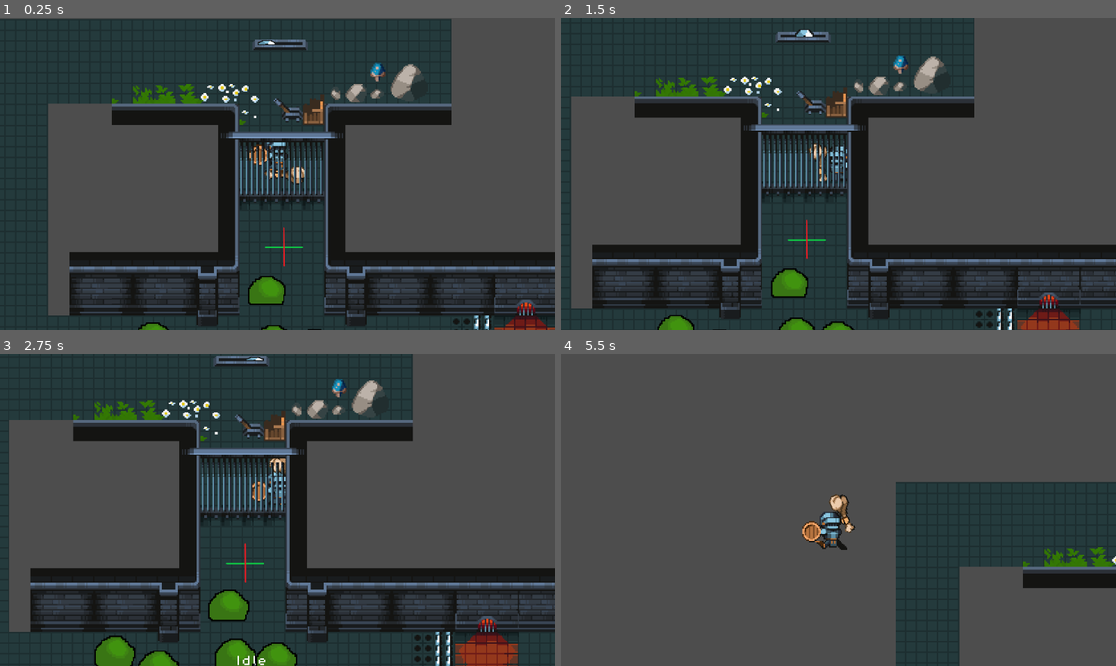
Above: before the commit, frames 1-4 (two rows, left to right).
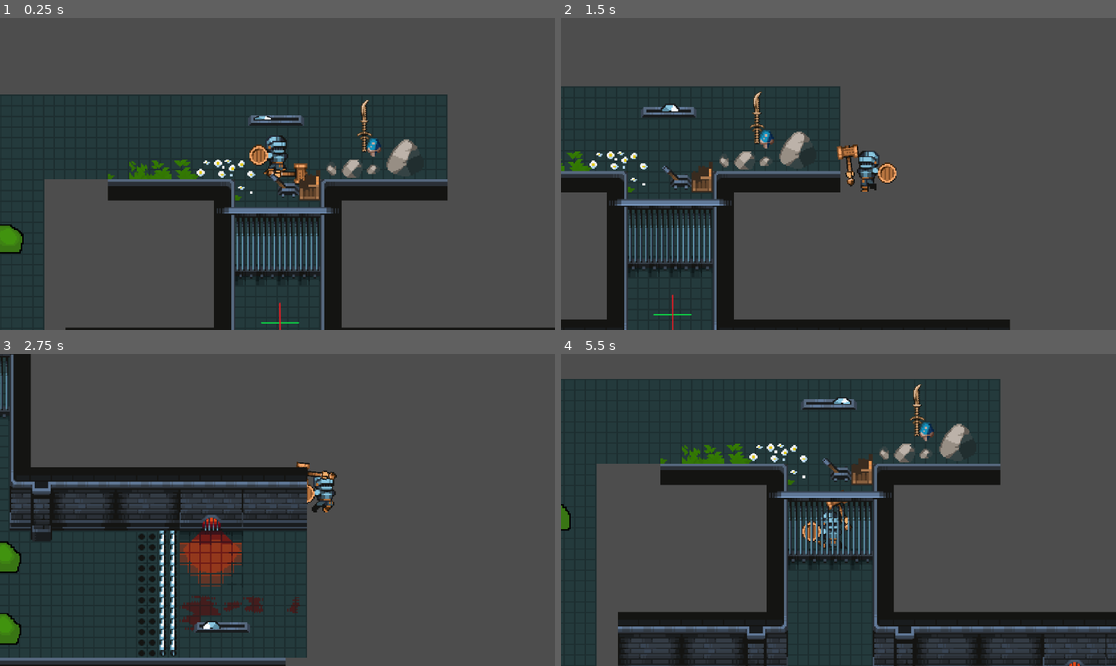
Above: after the commit, the same moments.

Repository: MG9442/GauntletGodot
Game: Godot game, scene res://Scenes/game.tscn
Same seed, same stepped clock (60 frames per second), same inputs: the game is played once before the commit and once after it.
Inputs (mouse positions are in pixels of both pictures, inside the frame that each line leads up to):
- Up to frame 1 (0.25 s): no input
- Up to frame 2 (1.5 s): move the mouse to (960, 158) at 0.52 s; hold D (PlayerMoveRight) 0.53-1.28 s; tap Mouse wheel up (CameraZoomIn) at 0.6 s; move the mouse to (727, 189) at 1.27 s; hold S (PlayerMoveDown) from 1.28 s (still down); tap Mouse wheel down (CameraZoomOut) at 1.35 s
- Up to frame 3 (2.75 s): move the mouse to (333, 441) at 2.02 s; release S (PlayerMoveDown) at 2.03 s; hold D (PlayerMoveRight) from 2.03 s (still down); click (333, 441) at 2.1 s
- Up to frame 4 (5.5 s): move the mouse to (810, 572) at 2.77 s; release D (PlayerMoveRight) at 2.78 s; hold W (PlayerMoveUp) 2.78-3.53 s; right-click (810, 572) at 2.85 s; move the mouse to (1005, 556) at 3.52 s; hold A (PlayerMoveLeft) 3.53-5.03 s; tap Mouse wheel up (CameraZoomIn) at 3.6 s; move the mouse to (672, 463) at 4.27 s; tap Mouse wheel down (CameraZoomOut) at 4.35 s; move the mouse to (866, 510) at 5.02 s; hold S (PlayerMoveDown) from 5.03 s (still down); click (866, 510) at 5.1 s

The runs differ from the first frame. In frame 1, 58% of the frame differs, in the area x 0-100%, y 0-100%; in frame 2, 62%; in frame 3, 58%; in frame 4, 65%, in the area x 0-100%, y 8-100%.

Commit message:
Added hitbox & hurtbox functionality
Added draw.io file for code flowchart ideas

Diff:
--- a/Scenes/Hurtbox.gd
+++ b/Scenes/Hurtbox.gd
@@ -14,7 +14,10 @@
 @export var bumpVector : RayCast2D
 @export var bump_magnitude : int = 100
 
+var Weapon_damage_func : String = "deal_damage"
 var BodiesColliding : Array
+
+signal TakeDamage # emit when taking damage
 
 func _physics_process(delta):
 	if BodiesColliding.size() > 0:
@@ -59,3 +62,13 @@
 func _on_body_exited(body):
 	#print("remove_colliding_body(): body exited space = " + str(body))
 	BodiesColliding.erase(body)
+
+
+func _on_area_entered(area):
+	#print("SlimeHurtbox(): Enemy hit!")
+	if area.owner.has_method(Weapon_damage_func):
+		var damage = area.owner.deal_damage()
+		TakeDamage.emit(damage)
+		#print("SlimeHurtbox(): damage result = " + str(damage))
+	else:
+		print("SlimeHurtbox(): Error, area owner does not have func " + Weapon_damage_func)
--- a/Scenes/KnightPlayer2DWHands.tscn
+++ b/Scenes/KnightPlayer2DWHands.tscn
@@ -1,11 +1,11 @@
-[gd_scene load_steps=22 format=3 uid="uid://b0e4vrq84uyv8"]
+[gd_scene load_steps=23 format=3 uid="uid://b0e4vrq84uyv8"]
 
 [ext_resource type="Script" path="res://Scripts/KnightPlayer2D.gd" id="1_idx4v"]
 [ext_resource type="Texture2D" uid="uid://b4mq34qcplh2d" path="res://Assets/Heroes/Knight/Idle/Idle-Sheet.png" id="2_wwlgr"]
 [ext_resource type="Texture2D" uid="uid://i8pxonjvj2vi" path="res://Assets/Heroes/Knight/Run/Run-Sheet.png" id="3_jw50e"]
 [ext_resource type="Texture2D" uid="uid://coinfb58t6jog" path="res://Assets/Weapons/Hands/Hands.png" id="4_0giev"]
-[ext_resource type="Texture2D" uid="uid://be3p2egk3n5gr" path="res://Assets/Weapons/Bone/Bone.png" id="5_i1nix"]
 [ext_resource type="Texture2D" uid="uid://cnlwpyphsxt60" path="res://Assets/Weapons/Wood/Wood.png" id="6_t3cw8"]
+[ext_resource type="PackedScene" uid="uid://diu1eqlygtpy7" path="res://Scenes/wood_hammer.tscn" id="7_nyukh"]
 
 [sub_resource type="AtlasTexture" id="AtlasTexture_bm1sv"]
 atlas = ExtResource("2_wwlgr")
@@ -121,6 +121,18 @@
 "update": 1,
 "values": [true, false]
 }
+tracks/2/type = "value"
+tracks/2/imported = false
+tracks/2/enabled = true
+tracks/2/path = NodePath("RWeaponPivot/RHand/Wood_Hammer/Hammer_Hitbox/CollisionShape2D:disabled")
+tracks/2/interp = 1
+tracks/2/loop_wrap = true
+tracks/2/keys = {
+"times": PackedFloat32Array(0.1, 0.4),
+"transitions": PackedFloat32Array(1, 1),
+"update": 1,
+"values": [false, true]
+}
 
 [sub_resource type="Animation" id="Animation_uxady"]
 resource_name = "Club_AnimR"
@@ -149,16 +161,69 @@
 "update": 1,
 "values": [true, false]
 }
+tracks/2/type = "value"
+tracks/2/imported = false
+tracks/2/enabled = true
+tracks/2/path = NodePath("RWeaponPivot/RHand/Wood_Hammer/Hammer_Hitbox/CollisionShape2D:disabled")
+tracks/2/interp = 1
+tracks/2/loop_wrap = true
+tracks/2/keys = {
+"times": PackedFloat32Array(0.1, 0.4),
+"transitions": PackedFloat32Array(1, 1),
+"update": 1,
+"values": [false, true]
+}
+
+[sub_resource type="Animation" id="Animation_fpy7f"]
+length = 0.001
+tracks/0/type = "value"
+tracks/0/imported = false
+tracks/0/enabled = true
+tracks/0/path = NodePath("RWeaponPivot/RHand:rotation")
+tracks/0/interp = 1
+tracks/0/loop_wrap = true
+tracks/0/keys = {
+"times": PackedFloat32Array(0),
+"transitions": PackedFloat32Array(1),
+"update": 0,
+"values": [0.0]
+}
+tracks/1/type = "value"
+tracks/1/imported = false
+tracks/1/enabled = true
+tracks/1/path = NodePath(".:WeaponSwinging")
+tracks/1/interp = 1
+tracks/1/loop_wrap = true
+tracks/1/keys = {
+"times": PackedFloat32Array(0),
+"transitions": PackedFloat32Array(1),
+"update": 1,
+"values": [false]
+}
+tracks/2/type = "value"
+tracks/2/imported = false
+tracks/2/enabled = true
+tracks/2/path = NodePath("RWeaponPivot/RHand/Wood_Hammer/Hammer_Hitbox/CollisionShape2D:disabled")
+tracks/2/interp = 1
+tracks/2/loop_wrap = true
+tracks/2/keys = {
+"times": PackedFloat32Array(0),
+"transitions": PackedFloat32Array(1),
+"update": 1,
+"values": [true]
+}
 
 [sub_resource type="AnimationLibrary" id="AnimationLibrary_814aw"]
 _data = {
 "Club_AnimL": SubResource("Animation_7qmw5"),
-"Club_AnimR": SubResource("Animation_uxady")
+"Club_AnimR": SubResource("Animation_uxady"),
+"RESET": SubResource("Animation_fpy7f")
 }
 
 [node name="KnightPlayer2D" type="CharacterBody2D"]
 position = Vector2(1, 0)
 collision_layer = 2
+collision_mask = 0
 script = ExtResource("1_idx4v")
 
 [node name="Anim_Body" type="AnimatedSprite2D" parent="."]
@@ -169,7 +234,7 @@
 frame = 2
 frame_progress = 0.702416
 
-[node name="CollisionShape2D" type="CollisionShape2D" parent="."]
+[node name="BodyCollision" type="CollisionShape2D" parent="."]
 z_index = 4
 position = Vector2(-1, -15)
 shape = SubResource("CapsuleShape2D_ur7sk")
@@ -187,7 +252,6 @@
 region_rect = Rect2(129, 0, 14, 16)
 
 [node name="AnimationPlayer" type="AnimationPlayer" parent="."]
-reset_on_save = false
 libraries = {
 "": SubResource("AnimationLibrary_814aw")
 }
@@ -197,17 +261,18 @@
 
 [node name="RHand" type="Sprite2D" parent="RWeaponPivot"]
 z_index = 1
+y_sort_enabled = true
 position = Vector2(14, 0)
 texture = ExtResource("4_0giev")
 region_enabled = true
 region_rect = Rect2(21, 21, 7, 6)
 
-[node name="RWeaponSlot" type="Sprite2D" parent="RWeaponPivot/RHand"]
-z_index = -1
-position = Vector2(1, -6)
-texture = ExtResource("5_i1nix")
-region_enabled = true
-region_rect = Rect2(17, 17, 14, 31)
+[node name="Wood_Hammer" parent="RWeaponPivot/RHand" instance=ExtResource("7_nyukh")]
+
+[node name="CollisionShape2D" parent="RWeaponPivot/RHand/Wood_Hammer/Hammer_Hitbox" index="0"]
+disabled = true
 
 [connection signal="animation_finished" from="AnimationPlayer" to="." method="_on_animation_player_animation_finished"]
 [connection signal="animation_started" from="AnimationPlayer" to="." method="_on_animation_player_animation_started"]
+
+[editable path="RWeaponPivot/RHand/Wood_Hammer"]
--- /dev/null
+++ b/Scenes/PlayerWeapon.gd
@@ -0,0 +1,31 @@
+extends Node2D
+
+# Player Weapon Script
+
+# Responsible for :
+# base damage, calculating overall dmg based on player stats
+# Notifying hurtbox of damage
+
+@export var base_dmg : int = 10
+@export var strength_modifier : float = 1.5
+
+var weapon_dmg : float = 0
+var stats_func : String = "character_stats"
+
+func update_weapon_dmg():
+	if owner != null:
+		print("wood_hammer owner = " + str(owner))
+		if owner.has_method(stats_func):
+			var strength = owner.character_stats()
+			weapon_dmg = base_dmg + (strength * strength_modifier)
+			#print("PlayerWeapon(): new weapon damage = " + str(weapon_dmg))
+		else:
+			print("PlayerWeapon(): Error Owner does not have method " + stats_func)
+	else:
+		print("PlayerWeapon(): Error owner = null")
+	return weapon_dmg
+
+func deal_damage() -> float: #return damage for hurtbox
+	if weapon_dmg == 0:
+		weapon_dmg = update_weapon_dmg()
+	return weapon_dmg
--- /dev/null
+++ b/Scenes/WoodenSword.gd
@@ -0,0 +1,5 @@
+extends Area2D
+
+
+func _on_body_entered(body):
+	print("body entered: " + str(body))
--- /dev/null
+++ b/Scenes/bone_club.tscn
@@ -0,0 +1,9 @@
+[gd_scene load_steps=2 format=3 uid="uid://b3u0llk2xrepw"]
+
+[ext_resource type="Texture2D" uid="uid://be3p2egk3n5gr" path="res://Assets/Weapons/Bone/Bone.png" id="1_626pq"]
+
+[node name="Bone_Club" type="Sprite2D"]
+position = Vector2(0, -6)
+texture = ExtResource("1_626pq")
+region_enabled = true
+region_rect = Rect2(17, 17, 14, 31)
--- a/Scenes/floating_sword.tscn
+++ b/Scenes/floating_sword.tscn
@@ -8,6 +8,8 @@
 height = 40.0
 
 [node name="FloatingSword" type="AnimatableBody2D"]
+collision_layer = 0
+collision_mask = 0
 
 [node name="Sprite2D" type="Sprite2D" parent="."]
 texture = ExtResource("1_tvju3")
@@ -25,4 +27,5 @@
 
 [node name="BodyCollision" type="CollisionShape2D" parent="."]
 
+[connection signal="area_entered" from="Hitbox" to="Hitbox" method="_on_area_entered"]
 [connection signal="body_entered" from="Hitbox" to="Hitbox" method="_on_body_entered"]
--- a/Scenes/game.tscn
+++ b/Scenes/game.tscn
@@ -3763,44 +3763,6 @@
 sources/2 = SubResource("TileSetAtlasSource_6qfpb")
 sources/4 = SubResource("TileSetAtlasSource_etnk7")
 
-[sub_resource type="Animation" id="Animation_ka7e7"]
-length = 0.001
-tracks/0/type = "value"
-tracks/0/imported = false
-tracks/0/enabled = true
-tracks/0/path = NodePath(".:position")
-tracks/0/interp = 1
-tracks/0/loop_wrap = true
-tracks/0/keys = {
-"times": PackedFloat32Array(0),
-"transitions": PackedFloat32Array(1),
-"update": 0,
-"values": [Vector2(218, 214)]
-}
-
-[sub_resource type="Animation" id="Animation_ni1er"]
-resource_name = "move"
-length = 2.8
-loop_mode = 2
-tracks/0/type = "value"
-tracks/0/imported = false
-tracks/0/enabled = true
-tracks/0/path = NodePath(".:position")
-tracks/0/interp = 1
-tracks/0/loop_wrap = true
-tracks/0/keys = {
-"times": PackedFloat32Array(0, 0.5, 1.1, 1.7, 2.2, 2.8),
-"transitions": PackedFloat32Array(2.63901, 0.68302, 1.23114, 2.92817, 0.784584, 1.36604),
-"update": 0,
-"values": [Vector2(218, 214), Vector2(184, 200), Vector2(157, 219), Vector2(171, 254), Vector2(203, 240), Vector2(219, 227)]
-}
-
-[sub_resource type="AnimationLibrary" id="AnimationLibrary_5sg5j"]
-_data = {
-"RESET": SubResource("Animation_ka7e7"),
-"move": SubResource("Animation_ni1er")
-}
-
 [node name="Game" type="Node2D"]
 script = ExtResource("1_st80e")
 
@@ -3832,19 +3794,12 @@
 
 [node name="FloatingSword" parent="." instance=ExtResource("6_pmn5f")]
 z_index = 10
-position = Vector2(218, 214)
+position = Vector2(162, -24)
 scale = Vector2(0.7, 0.5)
-
-[node name="AnimationPlayer" type="AnimationPlayer" parent="FloatingSword"]
-libraries = {
-"": SubResource("AnimationLibrary_5sg5j")
-}
-autoplay = "move"
 
 [node name="KnightPlayer2D" parent="." instance=ExtResource("7_l44vk")]
 z_index = 5
-position = Vector2(93, 69)
-collision_mask = 5
+position = Vector2(96, 12)
 platform_floor_layers = 4294967291
 
 [node name="PlayerCamera" type="Camera2D" parent="KnightPlayer2D"]
@@ -3854,6 +3809,10 @@
 
 [node name="TargetPlayer" parent="KnightPlayer2D" instance=ExtResource("12_d1n4n")]
 visible = false
+
+[node name="GreenSlime8" parent="." instance=ExtResource("9_pq6s7")]
+z_index = 10
+position = Vector2(-110, 59)
 
 [node name="GreenSlime" parent="." node_paths=PackedStringArray("DEBUG_TARGET") instance=ExtResource("9_pq6s7")]
 z_index = 10
@@ -3881,10 +3840,6 @@
 z_index = 10
 position = Vector2(80, 252)
 
-[node name="GreenSlime8" parent="." instance=ExtResource("9_pq6s7")]
-z_index = 10
-position = Vector2(85, 155)
-
 [node name="GreenSlime9" parent="." instance=ExtResource("9_pq6s7")]
 z_index = 10
 position = Vector2(121, 249)
--- a/Scenes/green_slime.tscn
+++ b/Scenes/green_slime.tscn
@@ -296,6 +296,7 @@
 shape = SubResource("CircleShape2D_8hvve")
 
 [node name="Hurtbox" parent="." node_paths=PackedStringArray("enemy") instance=ExtResource("2_s87rm")]
+collision_mask = 36
 enemy = NodePath("..")
 
 [node name="AnimationController" type="Node2D" parent="."]
@@ -370,6 +371,7 @@
 
 [node name="PlayerDetection" type="Area2D" parent="Navigation"]
 visible = false
+collision_layer = 0
 collision_mask = 2
 
 [node name="CollisionShape2D" type="CollisionShape2D" parent="Navigation/PlayerDetection"]
@@ -377,6 +379,7 @@
 shape = SubResource("CircleShape2D_00yvi")
 debug_color = Color(0.434758, 0.582457, 0.416256, 0.42)
 
+[connection signal="area_entered" from="Hurtbox" to="Hurtbox" method="_on_area_entered"]
 [connection signal="animation_finished" from="AnimationController/AnimationPlayer" to="AnimationController" method="_on_animation_player_animation_finished"]
 [connection signal="timeout" from="StateMachine/EnemyWanderState/WanderTimer" to="StateMachine/EnemyWanderState" method="_on_wander_timer_timeout"]
 [connection signal="timeout" from="Navigation/NavTimer" to="Navigation" method="_on_nav_timer_timeout"]
--- /dev/null
+++ b/Scenes/hit_box.tscn
@@ -0,0 +1,11 @@
+[gd_scene load_steps=2 format=3 uid="uid://bm0twax8j4vtb"]
+
+[sub_resource type="RectangleShape2D" id="RectangleShape2D_77th8"]
+size = Vector2(22, 13.5)
+
+[node name="HitBox" type="Area2D"]
+collision_layer = 0
+collision_mask = 0
+
+[node name="CollisionShape2D" type="CollisionShape2D" parent="."]
+shape = SubResource("RectangleShape2D_77th8")
--- /dev/null
+++ b/Scenes/wood_hammer.tscn
@@ -0,0 +1,22 @@
+[gd_scene load_steps=4 format=3 uid="uid://diu1eqlygtpy7"]
+
+[ext_resource type="Texture2D" uid="uid://cnlwpyphsxt60" path="res://Assets/Weapons/Wood/Wood.png" id="1_1mtv3"]
+[ext_resource type="Script" path="res://Scenes/PlayerWeapon.gd" id="2_di0ve"]
+
+[sub_resource type="RectangleShape2D" id="RectangleShape2D_6lthg"]
+size = Vector2(20, 15)
+
+[node name="Wood_Hammer" type="Sprite2D"]
+position = Vector2(0, -7)
+texture = ExtResource("1_1mtv3")
+region_enabled = true
+region_rect = Rect2(16, 16, 16, 31)
+script = ExtResource("2_di0ve")
+
+[node name="Hammer_Hitbox" type="Area2D" parent="."]
+collision_layer = 32
+collision_mask = 0
+
+[node name="CollisionShape2D" type="CollisionShape2D" parent="Hammer_Hitbox"]
+position = Vector2(0, -10.5)
+shape = SubResource("RectangleShape2D_6lthg")
--- /dev/null
+++ b/Scenes/wooden_sword.tscn
@@ -0,0 +1,23 @@
+[gd_scene load_steps=4 format=3 uid="uid://dgl28o5i8ri5w"]
+
+[ext_resource type="Texture2D" uid="uid://cnlwpyphsxt60" path="res://Assets/Weapons/Wood/Wood.png" id="1_8ib1n"]
+[ext_resource type="Script" path="res://Scenes/WoodenSword.gd" id="2_nat42"]
+
+[sub_resource type="RectangleShape2D" id="RectangleShape2D_0dc6t"]
+size = Vector2(10, 30)
+
+[node name="wooden_sword" type="Sprite2D"]
+texture = ExtResource("1_8ib1n")
+region_enabled = true
+region_rect = Rect2(3, 6, 10, 41)
+
+[node name="Area2D" type="Area2D" parent="."]
+collision_layer = 0
+collision_mask = 32
+script = ExtResource("2_nat42")
+
+[node name="CollisionShape2D" type="CollisionShape2D" parent="Area2D"]
+position = Vector2(0, -5)
+shape = SubResource("RectangleShape2D_0dc6t")
+
+[connection signal="body_entered" from="Area2D" to="Area2D" method="_on_body_entered"]
--- a/Scripts/GreenSlime.gd
+++ b/Scripts/GreenSlime.gd
@@ -16,6 +16,7 @@
 @onready var ray_cast_2d = $Navigation/RayCast2D
 @onready var navigation = $Navigation
 @onready var animation_controller = $AnimationController
+@onready var hurtbox = $Hurtbox
 
 var Player_in_range : Node2D # Player body entered Detection
 var PlayerTarget : Node2D # Player in Range & LOS
@@ -24,11 +25,17 @@
 # Debug testing
 var TargetObject: Node2D # Used to track a player or object
 
+# Temporary placeholder for Stats
+var Health : float = 50
+
 # Called when the node enters the scene tree for the first time.
 func _ready():
 	if DebugLabelVisible : #Enable debug label if toggled
 		debug_state.visible = true
 	debug_state.text = "Idle"
+
+	if hurtbox:
+		hurtbox.TakeDamage.connect(RecieveDmg)
 
 func _physics_process(_delta):
 	SetActiveTarget() # Examine player in range and check LOS, set PlayerTarget
@@ -87,3 +94,8 @@
 
 func Variable_speed() -> float:
 	return VariedSpeed
+
+func RecieveDmg(damage : int):
+	Health -= damage
+	if Health <= 0:
+		queue_free()
--- a/Scripts/KnightPlayer2D.gd
+++ b/Scripts/KnightPlayer2D.gd
@@ -9,12 +9,17 @@
 var l_hand_origin : Vector2 # Origin point of LHand
 var r_hand_origin : Vector2 # Origin point of RHand
 
+# Temporary placeholder for Stats
+@export var Strength: int = 10
+
 # Variable References
 @onready var anim_body = $Anim_Body
 @onready var r_hand = $RWeaponPivot/RHand
 @onready var l_hand = $LHand
 @onready var animation_player = $AnimationPlayer
 @onready var r_weapon_pivot = $RWeaponPivot
+
+#TODO: Add Collision shape child to enable/disable in Animation player when switching weapons
 
 func _ready():
 	# Save original hand transform for reference later
@@ -100,3 +105,6 @@
 func PlayerMovement(value):
 	#print("Player Movement = " + str(value))
 	PlayerControllerEnabled = value
+
+func character_stats() -> int:
+	return Strength
--- a/Scripts/TrapDmg.gd
+++ b/Scripts/TrapDmg.gd
@@ -3,3 +3,7 @@
 
 func _on_body_entered(_body):
 	print("TrapDmg(): Collided with player!")
+
+
+func _on_area_entered(area):
+	print("TrapDmg(): Area entered = " + str(area))
--- a/project.godot
+++ b/project.godot
@@ -73,6 +73,8 @@
 2d_physics/layer_1="Environment"
 2d_physics/layer_2="Player"
 2d_physics/layer_3="Enemy"
+2d_physics/layer_6="PlayerHitBox"
+2d_physics/layer_7="EnemyHitBox"
 2d_physics/layer_9="Props"
 
 [rendering]
Not shown: 1 places in Scenes/game.tscn that only renumber resources
Not shown, added: .$GauntletCodeDiagrams.drawio.bkp
Not shown, added: GauntletCodeDiagrams.drawio
